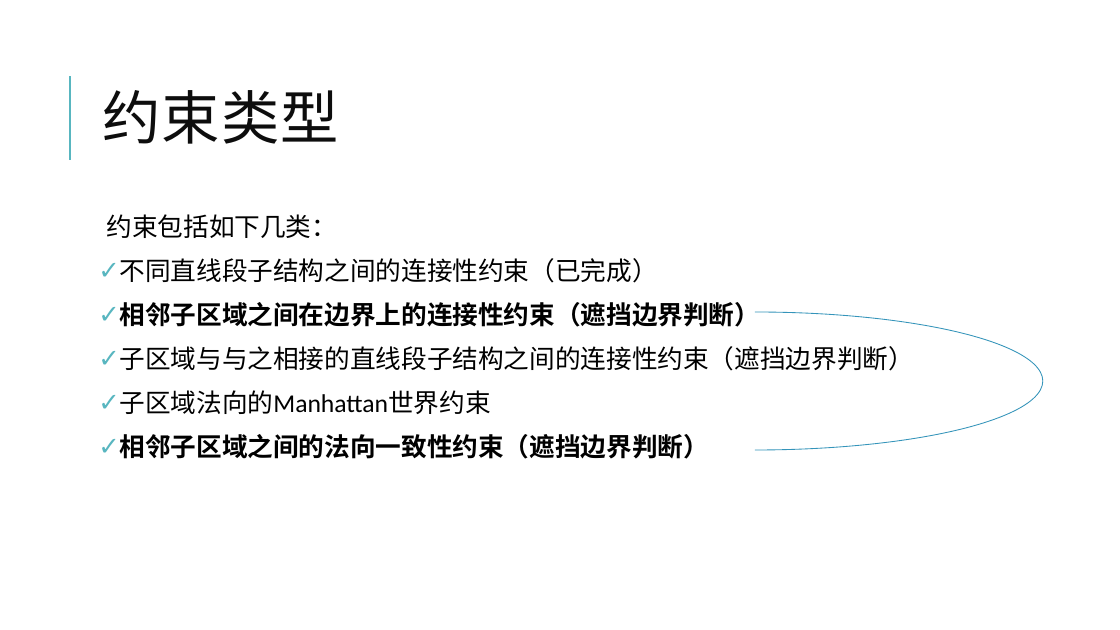
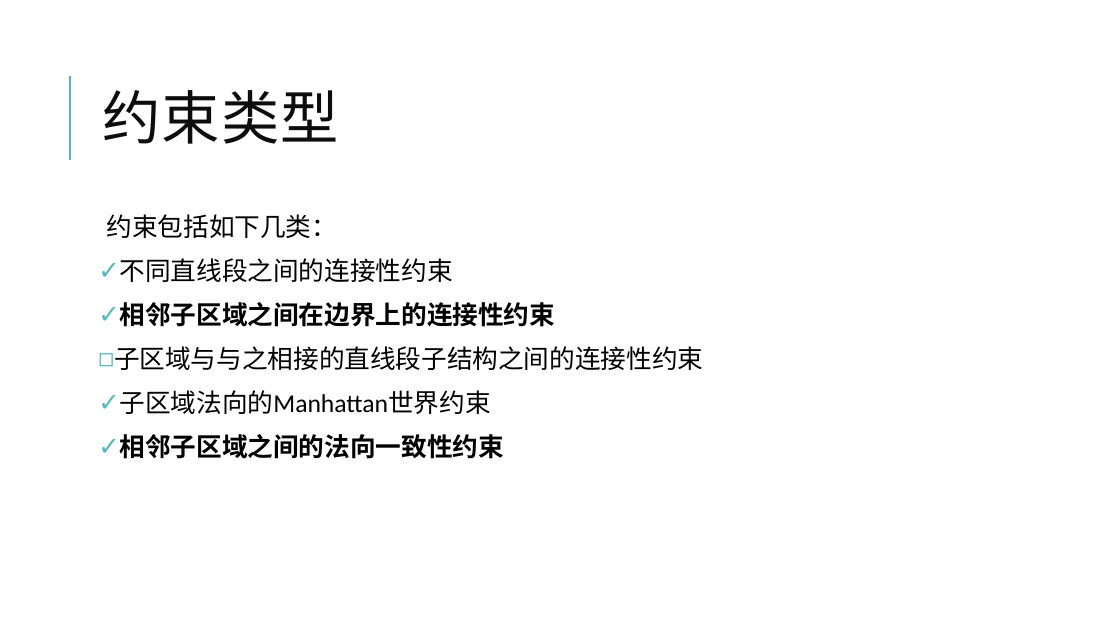
Before and after one commit to thu-cgcad-3d/Panoramix, a slide deck: slide 2 of doc/EquationsOfRegionConstraints.pptx. Drawn at 1120x630 pixels with LibreOffice and Linux fonts; fonts in the diff are those of the drawing; background and template pictures are left out. Boxes give left, top, right and bottom in pixels: in the first picture for what was removed or moved away, otherwise in the second. Text is boxed around its words. In the diff, an @@ line names an element or a change of style, - is before the commit and + after.

```diff
--- a/doc/EquationsOfRegionConstraints.pptx
+++ b/doc/EquationsOfRegionConstraints.pptx
@@ text at (114,258,703,370): text changed @@
-✓ 不同直线段子结构之间的连接性约束（已完成）
-✓ 相邻子区域之间在边界上的连接性约束（遮挡边界判断）
-✓ 子区域与与之相接的直线段子结构之间的连接性约束（遮挡边界判断）
+✓ 不同直线段之间的连接性约束
+✓ 相邻子区域之间在边界上的连接性约束
+◻ 子区域与与之相接的直线段子结构之间的连接性约束
@@ right bracket removed at (755,312,1044,450) @@
@@ text at (120,434,504,459): text changed @@
-✓ 相邻子区域之间的法向一致性约束（遮挡边界判断）
+✓ 相邻子区域之间的法向一致性约束
```
Also in this commit, not shown: 1 slide added, 3 other files.
